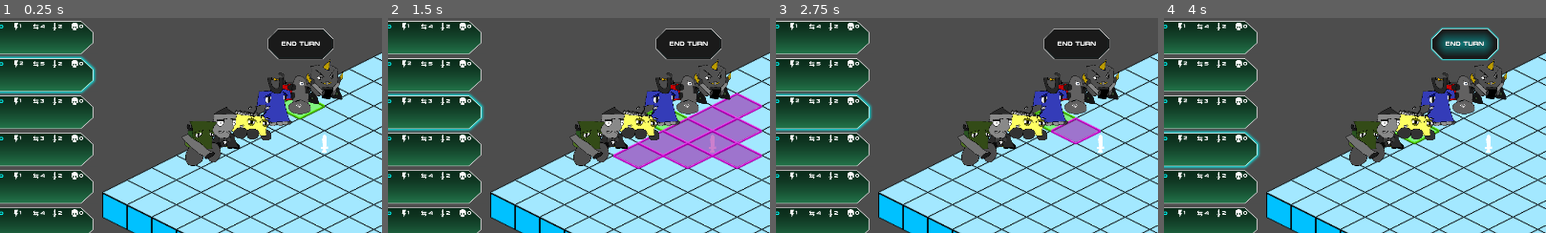
Above: before the commit, frames 1-4 (left to right).
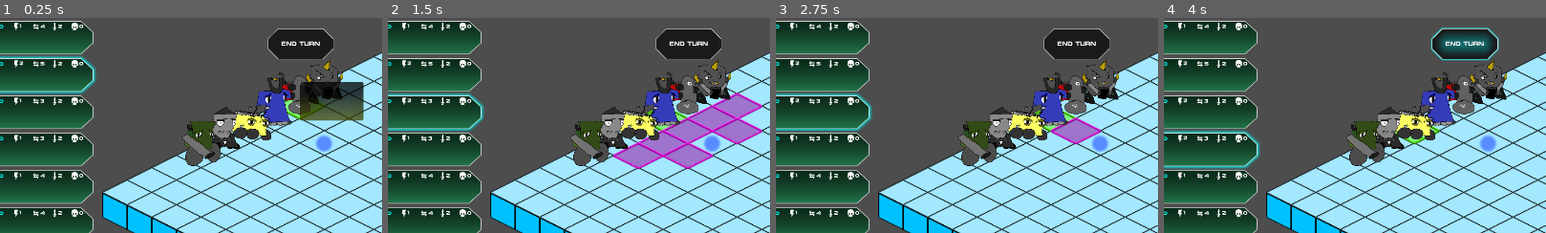
Above: after the commit, the same moments.

Repository: ScottHo/tactics
Game: Godot game, scene res://level.tscn
The game is run twice, just before and just after one commit, with the same random seed, the same clock (stepped at 60 frames per second) and the same inputs.
Inputs:
- Up to frame 1 (0.25 s): no input
- Up to frame 2 (1.5 s): click "End Turn" at 0.5 s; click "Move" at 1.25 s
- Up to frame 3 (2.75 s): click "Interact" at 2 s
- Up to frame 4 (4 s): click "Attack" at 2.75 s; click "End Turn" at 3.5 s
The pictures show only the part of the screen within x 7-57%, y 0-50%; the shares and areas given below are measured in that part.

The runs differ from the first frame. In frame 1, 3.0% of the frame differs, in the area x 78-96%, y 29-63%; in frame 2, 1.7%; in frame 3, 0.3%; in frame 4, 0.3%.

Commit message:
Hover over health bars, move interactable to entity child

Diff:
--- a/ActionService.gd
+++ b/ActionService.gd
@@ -34,7 +34,7 @@
                 if len(_target_points) <= 0:
                     return
                 ActionCommon.do_action(_state, _entity,_target_points, action())
-                _entity.energy -= action().cost
+                _entity.update_energy(_entity.energy - action().cost)
                 actionDone.emit()
                 finish()
                 return
@@ -84,7 +84,7 @@
     _entity = entity
     _action_type = action_type
     _map_bfs = MapBFS.new()
-    _map_bfs.init(_entity.location, maxRange(), tileMap, highlightMap, Highlights.PURPLE, _state, true, false)
+    _map_bfs.init(_entity.location, maxRange(), tileMap, highlightMap, Highlights.PURPLE, _state, true, true, false)
     _map_bfs.resetHighlights(true, action().self_castable)
     _enabled = true
     return
--- a/AiActionService.gd
+++ b/AiActionService.gd
@@ -45,6 +45,6 @@
     _entity = entity
     _map_bfs = MapBFS.new()
     var _range = _entity.attack.range
-    _map_bfs.init(_entity.location, _range, tileMap, highlightMap, Highlights.PURPLE, _state, true, false)
+    _map_bfs.init(_entity.location, _range, tileMap, highlightMap, Highlights.PURPLE, _state, true, true, false)
     _map_bfs.resetHighlights(true)
     return
--- a/AiMoveService.gd
+++ b/AiMoveService.gd
@@ -37,7 +37,6 @@
 
 func _find_closest() -> Vector2i:
     var highest_threat = _state.threatOrder()[0]
-    print(highest_threat.display_name)
     var loc = highest_threat.location
     return _map_bfs.closestInRange(loc)
 
@@ -54,6 +53,6 @@
 func start(entity: Entity):
     _entity = entity
     _map_bfs = MapBFS.new()
-    _map_bfs.init(_entity.location, _entity.get_movement(), tileMap, highlightMap, Highlights.PURPLE, _state, false, false)
+    _map_bfs.init(_entity.location, _entity.get_movement(), tileMap, highlightMap, Highlights.PURPLE, _state, false, false, false)
     _map_bfs.resetHighlights(true)
     return
--- a/CharacterCommon.tscn
+++ b/CharacterCommon.tscn
@@ -1,13 +1,14 @@
-[gd_scene load_steps=6 format=3 uid="uid://b6iqxvpypem6r"]
+[gd_scene load_steps=7 format=3 uid="uid://b6iqxvpypem6r"]
 
 [ext_resource type="Texture2D" uid="uid://dhn2kw5m6too0" path="res://Assets/skull.png" id="2_sbscd"]
 [ext_resource type="Texture2D" uid="uid://di2pvfhgjirl" path="res://Assets/Progress_Under.png" id="3_87rn2"]
 [ext_resource type="PackedScene" uid="uid://cl5fa5qem3vpd" path="res://TextAnimation.tscn" id="3_dh5hh"]
-[ext_resource type="Texture2D" uid="uid://pgde8yg8u1fd" path="res://Assets/Progress_Over.png" id="4_bhbp5"]
+[ext_resource type="Texture2D" uid="uid://bnsflbk3hbddm" path="res://Assets/Health_Over.png" id="4_y3co7"]
+[ext_resource type="Texture2D" uid="uid://dh7objn6mrlvt" path="res://Assets/Energy_Over.png" id="5_apc0l"]
 
 [sub_resource type="CapsuleShape2D" id="CapsuleShape2D_mdc5f"]
 radius = 5.91449
-height = 20.0135
+height = 42.1811
 
 [node name="CharacterCommon" type="CharacterBody2D"]
 z_index = 2
@@ -30,8 +31,10 @@
 position = Vector2(-33.9763, -22.7052)
 
 [node name="TextAnimation" parent="TextParent" instance=ExtResource("3_dh5hh")]
-offset_top = 0.0
-offset_bottom = 26.0001
+offset_left = -4.7098
+offset_top = -0.0796904
+offset_right = 63.2902
+offset_bottom = 25.9204
 
 [node name="DeathSprite" type="Sprite2D" parent="."]
 visible = false
@@ -42,11 +45,28 @@
 
 [node name="HealthBar" type="TextureProgressBar" parent="."]
 visible = false
-offset_left = -13.3174
-offset_top = 2.55009
-offset_right = 286.683
-offset_bottom = 52.5501
-scale = Vector2(0.1, 0.1)
+z_index = 5
+offset_left = -32.1168
+offset_top = 3.494
+offset_right = 179.883
+offset_bottom = 33.494
+scale = Vector2(0.3, 0.3)
 value = 50.0
 texture_under = ExtResource("3_87rn2")
-texture_progress = ExtResource("4_bhbp5")
+texture_progress = ExtResource("4_y3co7")
+
+[node name="EnergyBar" type="TextureProgressBar" parent="."]
+visible = false
+z_index = 5
+offset_left = -31.859
+offset_top = 12.6685
+offset_right = 180.141
+offset_bottom = 42.6685
+scale = Vector2(0.3, 0.3)
+max_value = 5.0
+value = 2.0
+texture_under = ExtResource("3_87rn2")
+texture_progress = ExtResource("5_apc0l")
+
+[node name="InteractableContainer" type="Node2D" parent="."]
+position = Vector2(-3.25181, -44.6995)
--- a/DisplayHover.gd
+++ b/DisplayHover.gd
@@ -10,11 +10,9 @@
 
 
 func show_tooltip():
-    print("SHOW")
     visible = true
     return
 
 func hide_tooltip():
-    print("HIDE")
     visible = false
     return
--- a/Entity.gd
+++ b/Entity.gd
@@ -65,6 +65,7 @@
     if health < 0:
         health = 0
     sprite.textAnimation().lose_health(hp)
+    sprite.update_hp(health)
     return
 
 func lose_hp_modifiers():
@@ -83,10 +84,26 @@
     if health > max_health:
         health = max_health
     sprite.textAnimation().gain_health(hp)
+    sprite.update_hp(health)
     return
 
 func set_max_hp(hp):
     max_health = hp
+    sprite.update_max_hp(max_health)
+    return
+
+func set_hp(hp):
+    health = hp
+    sprite.update_hp(health)
+    return
+
+func update_energy(en):
+    energy = en
+    if energy < 0:
+        energy = 0
+    if energy > 5:
+        energy = 5
+    sprite.update_energy(energy)
     return
 
 func gainThreat(t):
@@ -104,3 +121,11 @@
 func setThreat(t):
     threat = t
     return
+
+func add_iteractable(inter: Interactable):
+    sprite.add_interactable(inter)
+    return
+
+func show_bars(show: bool):
+    sprite.show_bars(show)
+    return
--- a/EntitySprite.gd
+++ b/EntitySprite.gd
@@ -7,6 +7,10 @@
 var points = []
 var lerp_step: int = 0
 signal doneMoving
+
+func _ready():
+    $CharacterCommon.move_child($CharacterCommon/Sprite, 0)
+    return
 
 func _process(_delta):
     if moving:
@@ -64,3 +68,20 @@
 func update_max_hp(hp):
     $CharacterCommon/HealthBar.max_value = hp
     return
+
+func update_energy(en):
+    $CharacterCommon/EnergyBar.value = en
+    return
+
+func add_interactable(inter: Interactable):
+    inter.sprite.get_parent().remove_child(inter.sprite)
+    $CharacterCommon/InteractableContainer.add_child(inter.sprite)
+    inter.sprite.position = Vector2(0,0)
+    inter.sprite.scale = inter.sprite.scale*.5
+    inter.location = Vector2(999,999)
+    return
+
+func show_bars(show: bool):
+    $CharacterCommon/HealthBar.visible = show
+    $CharacterCommon/EnergyBar.visible = show
+    return
--- a/InfoService.gd
+++ b/InfoService.gd
@@ -3,21 +3,63 @@
 var _enabled := false
 var _state: State
 var _previous_coords: Vector2i = Vector2i(999,999)
+var _previous_ent: Entity
 @onready var tileMap: MainTileMap = $"../TileMap"
+@onready var hoverPanel: Panel = $Panel
+@onready var hoverLabel: Label = $Panel/Label
+
 
 func _input(event):
     if not _enabled:
         return
 
     if event is InputEventMouseMotion:
-        var coords: Vector2i = tileMap.globalToPoint(get_global_mouse_position())
+        var global_mouse: Vector2 = get_global_mouse_position()
+        var coords: Vector2i = tileMap.globalToPoint(global_mouse)
         if tileMap.in_range(coords):
             if _previous_coords != coords:
+                hide_ent()
                 _previous_coords = coords
                 var ent = _state.entity_on_tile(coords)
                 if ent != null:
-                    print("NEW ENT")
-                return
+                    show_ent(ent)
+                    hide_panel()
+                    return
+                else:
+                    var inter: Interactable = _state.interactable_on_tile(coords)
+                    if inter != null:
+                        hoverLabel.text = inter.description
+                        hoverLabel.reset_size()
+                        hoverPanel.size = hoverLabel.size + Vector2(10, 10)
+                        hoverPanel.global_position = global_mouse
+                        hoverPanel.visible = true
+                        return
+
+                    # Nothing on tile
+                    hide_all()
+        else:
+            hide_all()
+    return
+
+func show_ent(ent: Entity):
+    ent.show_bars(true)
+    _previous_ent = ent
+    return
+
+func hide_ent():
+    if _previous_ent != null:
+        _previous_ent.show_bars(false)
+        _previous_ent = null
+    return
+
+func hide_panel():
+    hoverPanel.visible = false
+    return
+
+func hide_all():
+    hide_ent()
+    hide_panel()
+    return
 
 func start():
     _enabled = true
--- a/InteractService.gd
+++ b/InteractService.gd
@@ -29,7 +29,6 @@
     if event is InputEventMouseButton and event.is_pressed():
         match event.button_index:
             MOUSE_BUTTON_LEFT:
-                print(_target)
                 var _inter: Interactable = _state.interactable_on_tile(_target)
                 if _inter == null:
                     print("Could not find interactable")
@@ -39,10 +38,10 @@
                     return
                 print("Interact with" + _inter.display_name)
                 _inter.effect.call(_entity)
+                _state.remove_interactable(_inter)
                 if _inter.storable:
                     print("Stored")
-                    _entity.interactable = _inter
-                _state.remove_interactable(_inter)
+                    _entity.add_iteractable(_inter)
                 interactDone.emit()
                 finish()
                 return
@@ -77,7 +76,7 @@
 func start(entity: Entity):
     _entity = entity
     _map_bfs = MapBFS.new()
-    _map_bfs.init(_entity.location, 1, tileMap, highlightMap, Highlights.PURPLE, _state, false, false)
+    _map_bfs.init(_entity.location, 1, tileMap, highlightMap, Highlights.PURPLE, _state, false, true, false)
     _map_bfs.resetHighlights(true)
     _enabled = true
     return
--- a/MapBFS.gd
+++ b/MapBFS.gd
@@ -7,6 +7,7 @@
 var _range: int
 var _range_color: Vector2i
 var _ignore_entities: bool
+var _ignore_interactables: bool
 var _ignore_walls: bool
 var _state: State
 
@@ -18,6 +19,7 @@
         range_color: Vector2i,
         state: State,
         ignore_entities: bool,
+        ignore_interactables: bool,
         ignore_walls: bool):
     _location = start_location
     _range = max_range
@@ -26,6 +28,7 @@
     _range_color = range_color
     _state = state
     _ignore_entities = ignore_entities
+    _ignore_interactables = ignore_interactables
     _ignore_walls = ignore_walls
     return
 
@@ -57,12 +60,18 @@
             if not _ignore_entities:
                 if _check_on_entity(neighbor):
                     continue
+            if not _ignore_interactables:
+                if _check_in_inter(neighbor):
+                    continue
             frontier.push_back(neighbor)
             _bfs_points[neighbor] = _bfs_points.get(current, []) + [neighbor]
     return
 
 func _check_on_entity(vector):
     return _state.entity_on_tile(vector) != null
+
+func _check_in_inter(vector):
+     return _state.interactable_on_tile(vector) != null
 
 func inRange(vector: Vector2i, can_target_self := false) -> bool:
     return _bfs_points.has(vector) and (vector != _location or can_target_self)
--- a/MoveService.gd
+++ b/MoveService.gd
@@ -68,7 +68,7 @@
     _points = []
     previous_coords = Vector2i(-99,-99)
     _map_bfs = MapBFS.new()
-    _map_bfs.init(_starting_point, maxMoves, tileMap, highlightMap, Highlights.PURPLE, _state, false, false)
+    _map_bfs.init(_starting_point, maxMoves, tileMap, highlightMap, Highlights.PURPLE, _state, false, false, false)
     _map_bfs.resetHighlights(true)
     _enabled = true
     return
--- a/Themes/MyTheme.tres
+++ b/Themes/MyTheme.tres
@@ -1,7 +1,19 @@
-[gd_resource type="Theme" load_steps=3 format=3 uid="uid://d3xlkfucuimn7"]
+[gd_resource type="Theme" load_steps=5 format=3 uid="uid://d3xlkfucuimn7"]
 
 [ext_resource type="StyleBox" uid="uid://c3vaiadrtevf" path="res://Themes/button_normal.tres" id="1_da8vl"]
 [ext_resource type="StyleBox" uid="uid://de2pvt0cms2e1" path="res://Themes/button_pressed.tres" id="2_wqisb"]
+[ext_resource type="Texture2D" uid="uid://j1xlahvtb07t" path="res://Assets/hoverbox.png" id="3_31wt4"]
+
+[sub_resource type="StyleBoxTexture" id="StyleBoxTexture_gcly3"]
+content_margin_left = 5.0
+content_margin_top = 5.0
+content_margin_right = 5.0
+content_margin_bottom = 5.0
+texture = ExtResource("3_31wt4")
+texture_margin_left = 5.0
+texture_margin_top = 5.0
+texture_margin_right = 5.0
+texture_margin_bottom = 5.0
 
 [resource]
 Button/colors/font_color = Color(1, 1, 1, 1)
@@ -27,3 +39,4 @@
 Button/styles/hover = ExtResource("2_wqisb")
 Button/styles/normal = ExtResource("1_da8vl")
 Button/styles/pressed = ExtResource("2_wqisb")
+Panel/styles/panel = SubResource("StyleBoxTexture_gcly3")
--- /dev/null
+++ b/info_service.tscn
@@ -0,0 +1,22 @@
+[gd_scene load_steps=3 format=3 uid="uid://ba1kyg3k3o3c4"]
+
+[ext_resource type="Script" path="res://InfoService.gd" id="1_jqq8g"]
+[ext_resource type="Theme" uid="uid://d3xlkfucuimn7" path="res://Themes/MyTheme.tres" id="2_te2ox"]
+
+[node name="InfoService" type="Node2D"]
+script = ExtResource("1_jqq8g")
+
+[node name="Panel" type="Panel" parent="."]
+z_index = 10
+offset_right = 128.0
+offset_bottom = 78.0
+theme = ExtResource("2_te2ox")
+
+[node name="Label" type="Label" parent="Panel"]
+layout_mode = 2
+offset_left = 5.0
+offset_top = 5.0
+offset_right = 45.0
+offset_bottom = 26.0
+horizontal_alignment = 1
+vertical_alignment = 1
--- a/level.gd
+++ b/level.gd
@@ -115,8 +115,8 @@
     _inter.storable = true
     _inter.location = Vector2i(2,2)
     var sprite: Sprite2D  = Sprite2D.new()
-    sprite.texture = load("res://Assets/item_sword.png")
-    sprite.scale = Vector2(.3, .3)
+    sprite.texture = load("res://Assets/blue_orb.png")
+    sprite.scale = Vector2(.5, .5)
     _inter.sprite = sprite
     add_child(sprite)
     sprite.global_position = tileMap.pointToGlobal(_inter.location)
@@ -132,11 +132,11 @@
     ent.alive = true
     ent.damage = 2
     ent.display_name = display_name
-    ent.health = health
+    ent.set_hp(health)
     ent.movement = movement
     ent.speed = speed
     ent.location = location
-    ent.energy = 1
+    ent.update_energy(1)
     ent.set_max_hp(health)
     ent.setThreat(0)
     if ally:
@@ -154,7 +154,7 @@
     resetPlayerServices()
     menuService.showTurns(turnService.next5Turns())
     currentEntity().moves_left = currentEntity().get_movement()
-    currentEntity().energy += 1
+    currentEntity().update_energy(currentEntity().energy + 1)
     if state.allies.has(current_turn_id):
         if currentEntity().interactable != null:
             if currentEntity().interactable.repeated_effect != null:
@@ -302,6 +302,7 @@
 
 func interactDone():
     interactService.finish()
+    menuService.disableInteractButton()
     update_character_menu()
     checkDeaths()
     return
--- a/level.tscn
+++ b/level.tscn
@@ -13,7 +13,7 @@
 [ext_resource type="Script" path="res://AiActionService.gd" id="11_jfegk"]
 [ext_resource type="Script" path="res://DeathService.gd" id="12_4b2o3"]
 [ext_resource type="Script" path="res://AiSpecialService.gd" id="12_nmvgr"]
-[ext_resource type="Script" path="res://InfoService.gd" id="14_x5dxj"]
+[ext_resource type="PackedScene" uid="uid://ba1kyg3k3o3c4" path="res://info_service.tscn" id="14_gjvj8"]
 [ext_resource type="Script" path="res://InteractService.gd" id="15_dm32j"]
 
 [node name="MainService" type="Node2D"]
@@ -74,8 +74,7 @@
 [node name="DeathService" type="Node2D" parent="."]
 script = ExtResource("12_4b2o3")
 
-[node name="InfoService" type="Node2D" parent="."]
-script = ExtResource("14_x5dxj")
+[node name="InfoService" parent="." instance=ExtResource("14_gjvj8")]
 
 [node name="InteractService" type="Node2D" parent="."]
 script = ExtResource("15_dm32j")
--- a/oilee.tscn
+++ b/oilee.tscn
@@ -13,3 +13,5 @@
 position = Vector2(1.29925, -12.7505)
 scale = Vector2(0.1, 0.1)
 texture = ExtResource("3_ewq67")
+
+[editable path="CharacterCommon"]
--- a/state.gd
+++ b/state.gd
@@ -85,9 +85,7 @@
 
 func interactable_on_tile(vector):
     for _interactable in interactables:
-        print(_interactable.location)
         if _interactable.location == vector:
-            print("!!")
             return _interactable
     return null
 
@@ -97,5 +95,4 @@
 
 func remove_interactable(inter: Interactable):
     interactables.remove_at(interactables.find(inter))
-    inter.sprite.queue_free()
     return
Binary file added: Assets/Energy_Over.png
Not shown, changed: Assets/Energy_Over.png.import
Binary file added: Assets/Health_Over.png
Not shown, added: Assets/Health_Over.png.import
Binary file removed: Assets/Progress_Over.png
Binary file changed: Assets/Progress_Under.png
Binary file added: Assets/blue_orb.png
Not shown, added: Assets/blue_orb.png.import
Binary file added: Assets/hoverbox.png
Not shown, added: Assets/hoverbox.png.import
